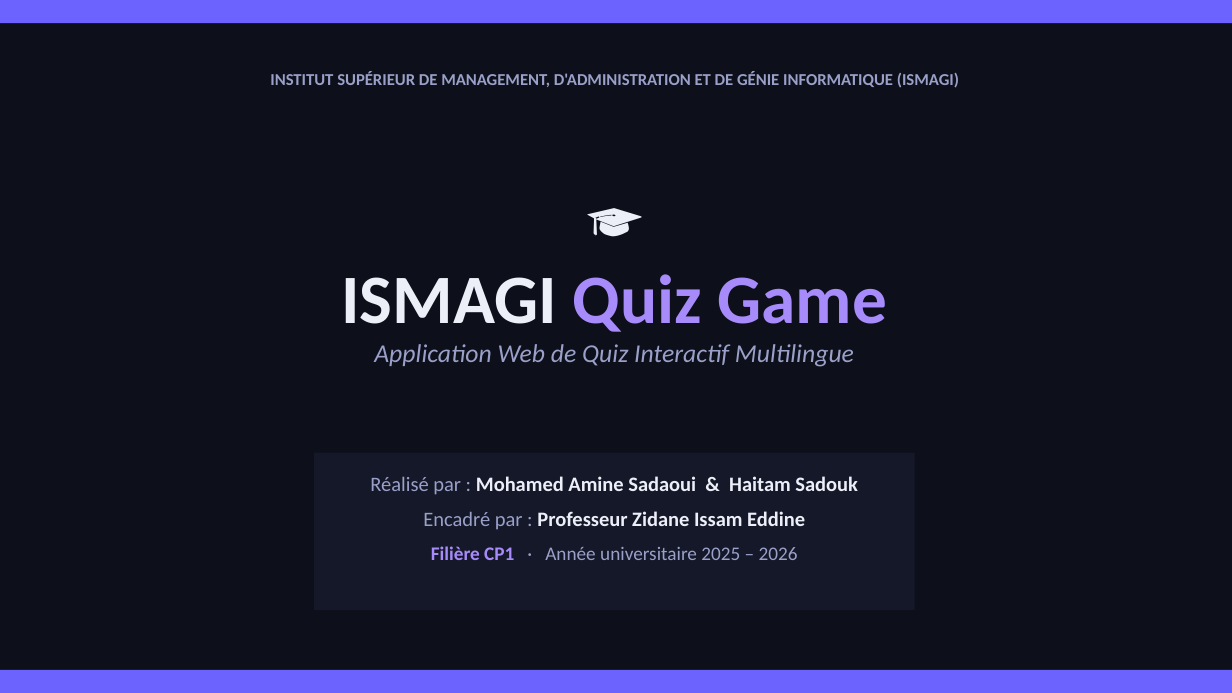
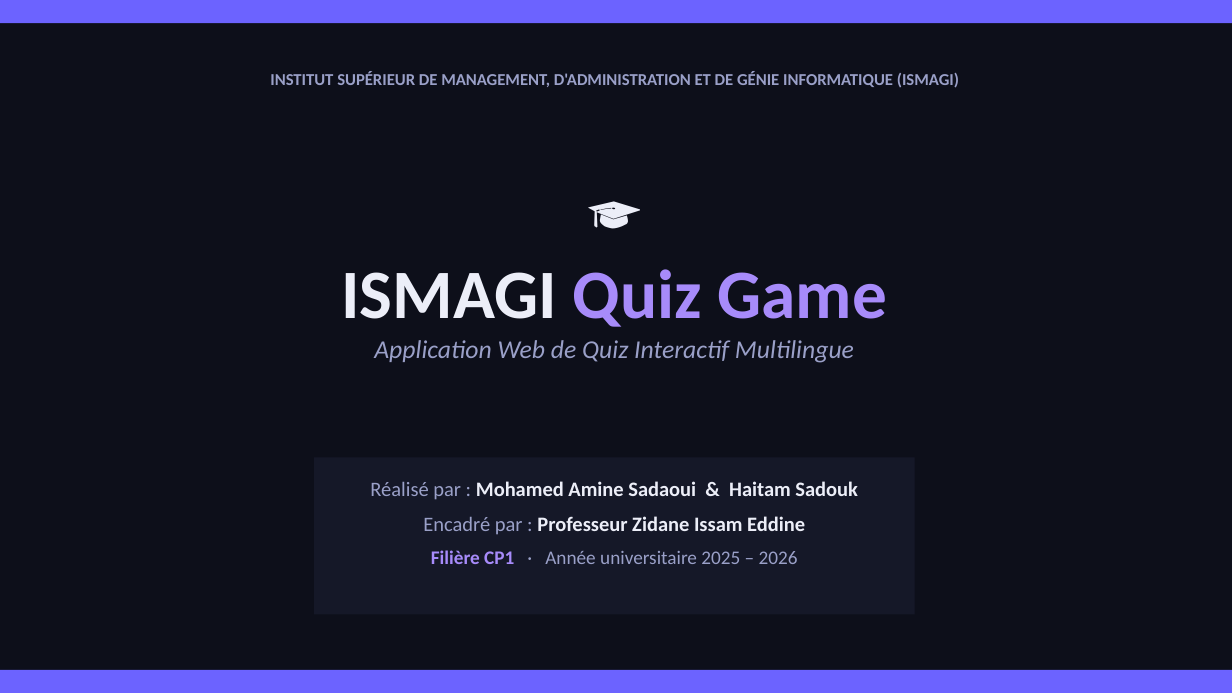
Before and after one commit to achraf1950sadaoui-dot/webcite-create, a slide deck: slide 1 of quiz-game/Presentation_ISMAGI_Quiz_Game.pptx. Drawn at 1232x693 pixels with LibreOffice and Linux fonts; fonts in the diff are those of the drawing. Boxes give left, top, right and bottom in pixels: in the first picture for what was removed or moved away, otherwise in the second. Text is boxed around its words. In the diff, an @@ line names an element or a change of style, - is before the commit and + after.

```diff
--- a/quiz-game/Presentation_ISMAGI_Quiz_Game.pptx
+++ b/quiz-game/Presentation_ISMAGI_Quiz_Game.pptx
@@ text "🎓" at box(92, 171, 1137, 236): size 46 to 44 pt @@
@@ text "ISMAGI Quiz Game": place and size @@
-text "ISMAGI Quiz Game" at box(342, 274, 888, 367)
+text "ISMAGI Quiz Game" at box(342, 269, 888, 363)
@@ rectangle: place and size @@
-rectangle at box(314, 453, 915, 610)
+rectangle at box(314, 457, 915, 615)
@@ text "Réalisé par : Mohamed Amine ...": place and size @@
-text "Réalisé par : Mohamed Amine ..." at box(370, 476, 858, 560)
+text "Réalisé par : Mohamed Amine ..." at box(370, 481, 858, 564)
```
Also in this commit, not shown: 11 other slides changed, 4 other files.
